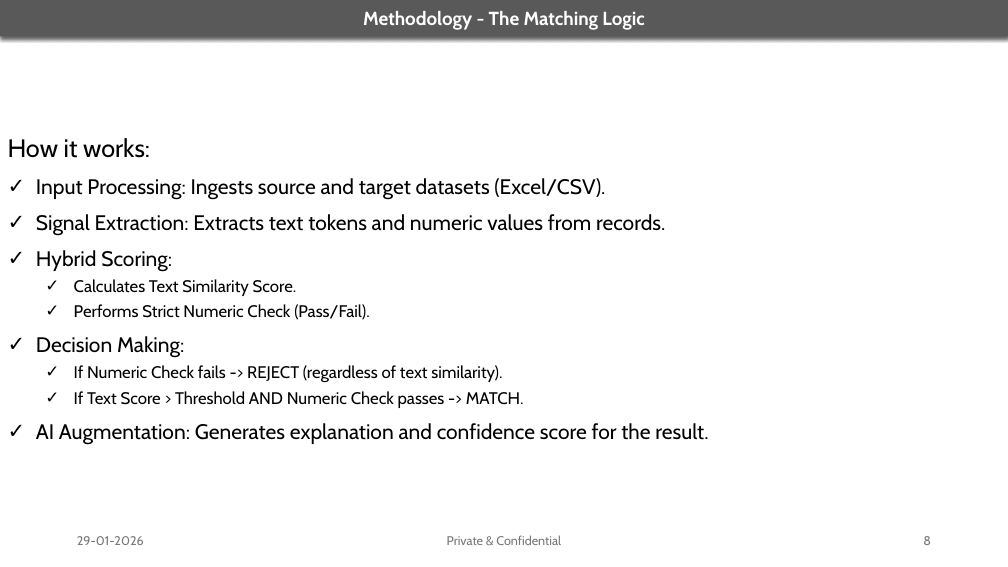
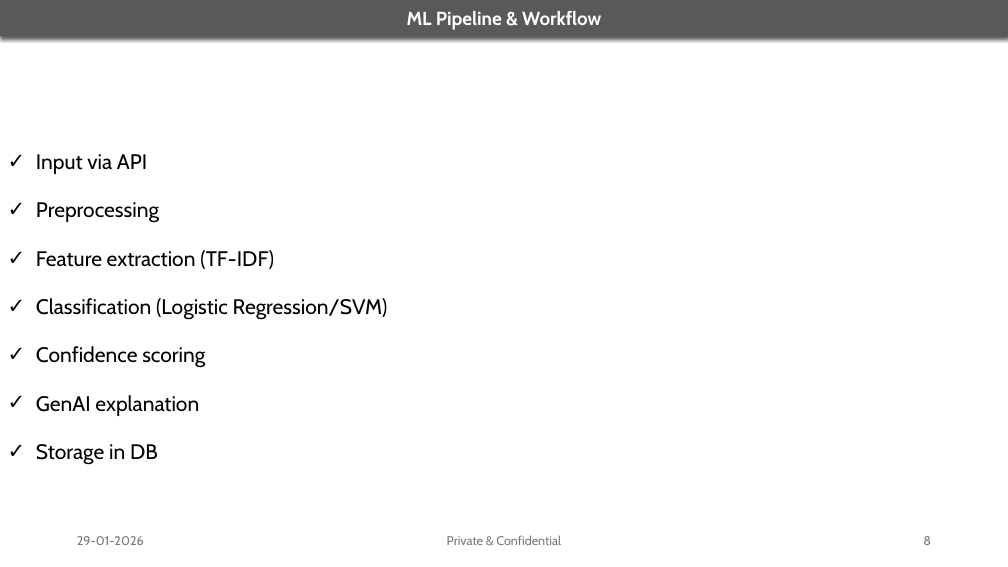
Before and after one commit to Bhanu-Koppadi/consumer-complaints-ml-genai-ntier, a slide deck: slide 8 of docs/reviews/InitialReview.pptx. Drawn at 1008x567 pixels with LibreOffice and Linux fonts; fonts in the diff are those of the drawing. Boxes give left, top, right and bottom in pixels: in the first picture for what was removed or moved away, otherwise in the second. Text is boxed around its words. In the diff, an @@ line names an element or a change of style, - is before the commit and + after.

```diff
--- a/docs/reviews/InitialReview.pptx
+++ b/docs/reviews/InitialReview.pptx
@@ text in rectangle at <box>407,11,601,30</box>: text changed @@
-Methodology - The Matching Logic
+ML Pipeline & Workflow
@@ text at <box>36,154,388,465</box>: text changed @@
-How it works:
-✓ Input Processing: Ingests source and target datasets (Excel/CSV).
-✓ Signal Extraction: Extracts text tokens and numeric values from records.
-✓ Hybrid Scoring:
-  ✓ Calculates Text Similarity Score.
-  ✓ Performs Strict Numeric Check (Pass/Fail).
-✓ Decision Making:
-  ✓ If Numeric Check fails -> REJECT (regardless of text similarity).
-  ✓ If Text Score > Threshold AND Numeric Check passes -> MATCH.
-✓ AI Augmentation: Generates explanation and confidence score for the result.
+✓ Input via API
+✓ Preprocessing
+✓ Feature extraction (TF-IDF)
+✓ Classification (Logistic Regression/SVM)
+✓ Confidence scoring
+✓ GenAI explanation
+✓ Storage in DB
```
Also in this commit, not shown: 9 other slides changed, 1 other file.
